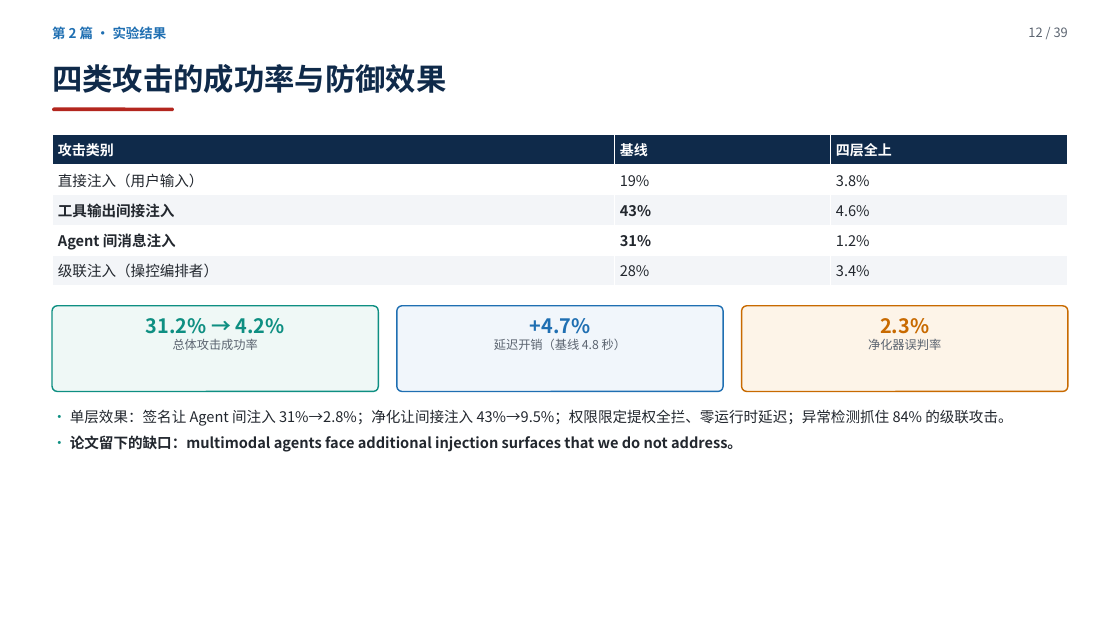
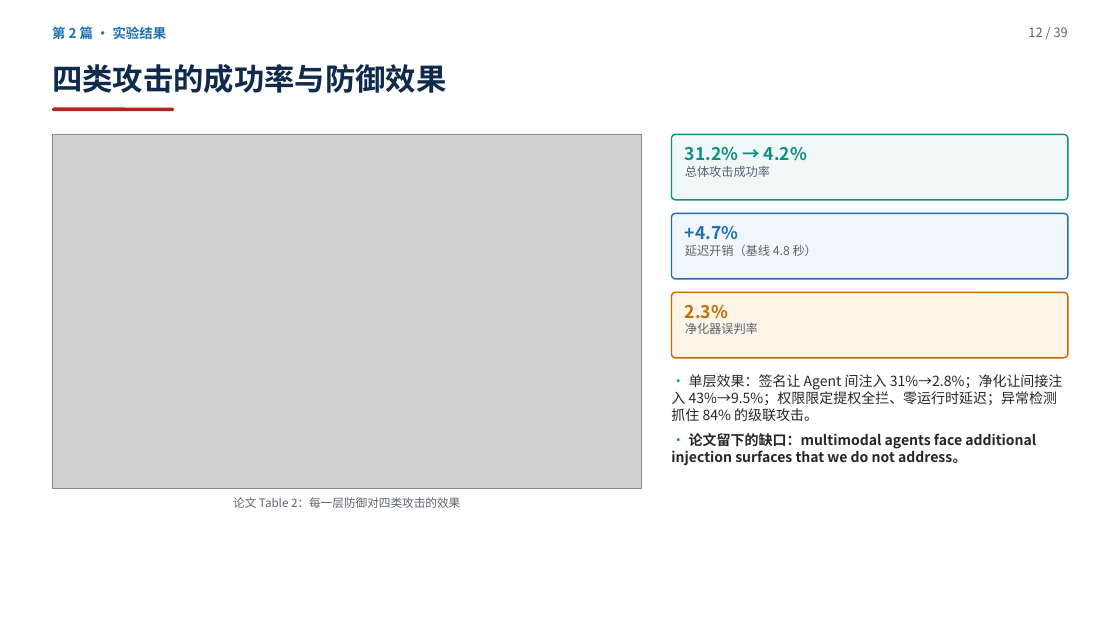
Before and after one commit to yiiiiiii1/multi-agent-remote-sensing, a slide deck: slide 12 of 阶段2-卫星多智能体防御/presentations/卫星多智能体安全调研汇报.pptx. Drawn at 1120x630 pixels with LibreOffice and Linux fonts; fonts in the diff are those of the drawing; grey boxes stand for pictures. Boxes give left, top, right and bottom in pixels: in the first picture for what was removed or moved away, otherwise in the second. Text is boxed around its words. In the diff, an @@ line names an element or a change of style, - is before the commit and + after.

```diff
--- a/阶段2-卫星多智能体防御/presentations/卫星多智能体安全调研汇报.pptx
+++ b/阶段2-卫星多智能体防御/presentations/卫星多智能体安全调研汇报.pptx
@@ table removed at bbox=[52, 134, 1068, 286], 5 rows, 3 columns @@
-攻击类别 | 基线 | 四层全上
-直接注入（用户输入） | 19% | 3.8%
-工具输出间接注入 | 43% | 4.6%
-Agent 间消息注入 | 31% | 1.2%
-级联注入（操控编排者） | 28% | 3.4%
@@ picture added at bbox=[52, 134, 641, 489] @@
@@ rounded rectangle: place and size @@
-rounded rectangle at bbox=[52, 306, 378, 392]
+rounded rectangle at bbox=[671, 134, 1068, 200]
@@ text "31.2% → 4.2%": place and size @@
-text "31.2% → 4.2%" at bbox=[146, 318, 284, 350]
+text "31.2% → 4.2%" at bbox=[685, 147, 807, 177]
@@ text "31.2% → 4.2%" at bbox=[685, 147, 807, 177]: size 17 to 15 pt in "31.2% → 4.2%"; alignment centre to left @@
@@ rounded rectangle: place and size @@
-rounded rectangle at bbox=[397, 306, 723, 392]
+rounded rectangle at bbox=[671, 213, 1068, 279]
@@ text "+4.7%": place and size @@
-text "+4.7%" at bbox=[494, 318, 626, 350]
+text "+4.7%" at bbox=[685, 226, 817, 256]
@@ text "+4.7%" at bbox=[685, 226, 817, 256]: size 17 to 15 pt in "+4.7%"; alignment centre to left @@
@@ rounded rectangle: place and size @@
-rounded rectangle at bbox=[742, 306, 1068, 392]
+rounded rectangle at bbox=[671, 292, 1068, 358]
@@ text "2.3%": place and size @@
-text "2.3%" at bbox=[868, 318, 941, 350]
+text "2.3%" at bbox=[685, 305, 758, 334]
@@ text "2.3%" at bbox=[685, 305, 758, 334]: size 17 to 15 pt in "2.3%"; alignment centre to left @@
@@ text "· 单层效果：签名让 Agent 间注入 31%→2.8%；净化让间接注入 ...": place and size @@
-text "· 单层效果：签名让 Agent 间注入 31%→2.8%；净化让间接注入 ..." at bbox=[70, 409, 1012, 452]
+text "· 单层效果：签名让 Agent 间注入 31%→2.8%；净化让间接注入 ..." at bbox=[671, 374, 1063, 465]
@@ text "· 单层效果：签名让 Agent 间注入 31%→2.8%；净化让间接注入 ..." at bbox=[671, 374, 1063, 465]: size 12.5 to 12 pt @@
@@ text added at bbox=[233, 497, 460, 508], 10 pt, text #5B6470 @@
+论文 Table 2：每一层防御对四类攻击的效果
```
Also in this commit, not shown: 8 other slides changed, 13 other files.
